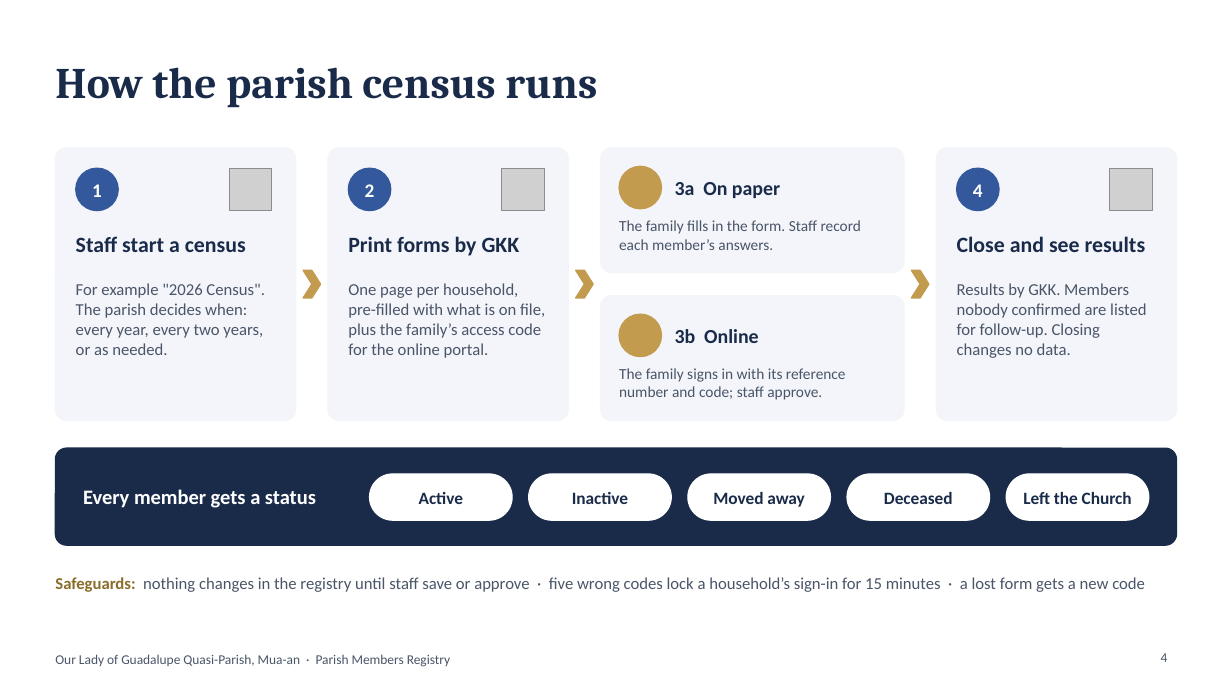
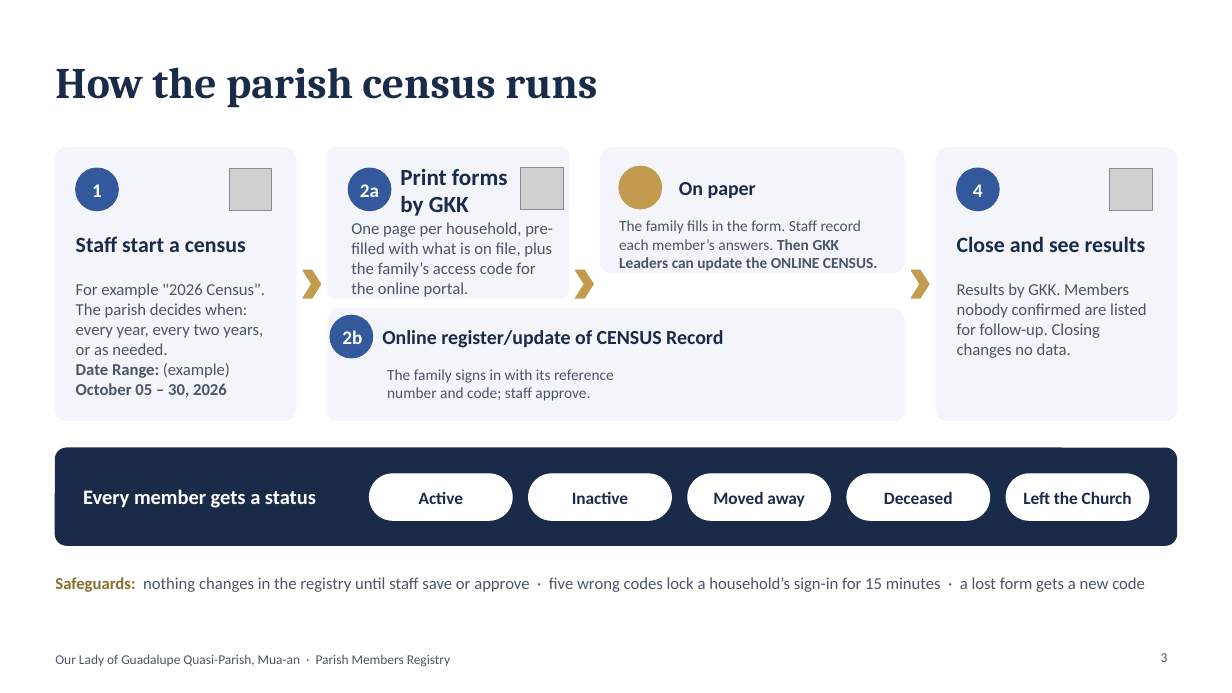
Before and after one commit to DaveenDev/parish-members-registry, a slide deck: slide 3 of docs/Parish-Members-Registry-Council-Presentation.pptx (slide 4 before the commit). Drawn at 1232x693 pixels with LibreOffice and Linux fonts; fonts in the diff are those of the drawing; grey boxes stand for pictures; background and template pictures are left out. Boxes give left, top, right and bottom in pixels: in the first picture for what was removed or moved away, otherwise in the second. Text is boxed around its words. In the diff, an @@ line names an element or a change of style, - is before the commit and + after.

```diff
--- a/docs/Parish-Members-Registry-Council-Presentation.pptx
+++ b/docs/Parish-Members-Registry-Council-Presentation.pptx
@@ rounded rectangle: place and size @@
-rounded rectangle at bbox=[328, 148, 568, 421]
+rounded rectangle at bbox=[328, 148, 568, 298]
@@ text "Print forms by GKK": place and size @@
-text "Print forms by GKK" at bbox=[348, 236, 520, 256]
+text "Print forms by GKK" at bbox=[400, 169, 508, 216]
@@ text "Print forms by GKK" at bbox=[400, 169, 508, 216]: size 17 to 18 pt @@
@@ picture: place and size @@
-picture at bbox=[502, 168, 544, 211]
+picture at bbox=[520, 167, 563, 210]
@@ text at bbox=[360, 184, 379, 197]: text changed @@
-2
+2a
@@ text at bbox=[679, 182, 756, 198]: text changed @@
-3a On paper
+On paper
@@ text "One page per household, pre-filled ..." rewrapped from bbox=[348, 283, 545, 358] to bbox=[351, 222, 553, 297] @@
@@ text at bbox=[619, 220, 877, 271]: text changed @@
-The family fills in the form. Staff record each member’s answers.
+The family fills in the form. Staff record each member’s answers. Then GKK Leaders can update the ONLINE CENSUS.
@@ text at bbox=[76, 283, 265, 397]: text changed @@
-For example "2026 Census". The parish decides when: every year, every two years, or as needed.
+For example "2026 Census". The parish decides when: every year, every two years, or as needed.
+Date Range: (example)
+October 05 – 30, 2026
@@ rounded rectangle: place and size @@
-rounded rectangle at bbox=[601, 296, 904, 421]
+rounded rectangle at bbox=[328, 310, 904, 421]
@@ ellipse added at bbox=[330, 315, 372, 358], fill #34589C, outline #34589C 1 pt @@
@@ ellipse removed at bbox=[619, 314, 662, 357] @@
@@ text added at bbox=[342, 330, 362, 344], 15 pt, text #FFFFFF, bold @@
+2b
@@ text at bbox=[382, 330, 723, 348]: text changed @@
-3b Online
+Online register/update of CENSUS Record
@@ text "The family signs in with ...": place and size @@
-text "The family signs in with ..." at bbox=[619, 368, 846, 400]
+text "The family signs in with ..." at bbox=[387, 369, 614, 401]
@@ page number at bbox=[1161, 653, 1168, 662]: text changed @@
-4
+3
```
Also in this commit, not shown: 5 other files.
